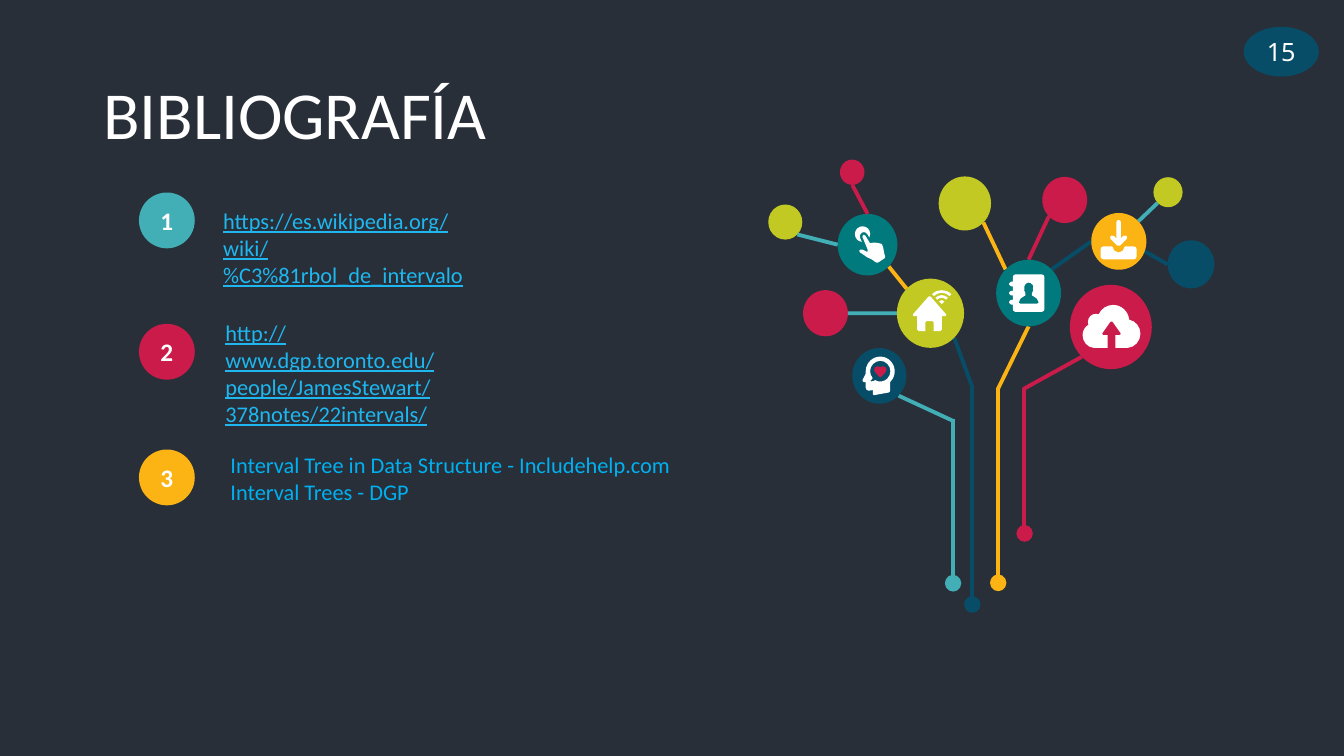
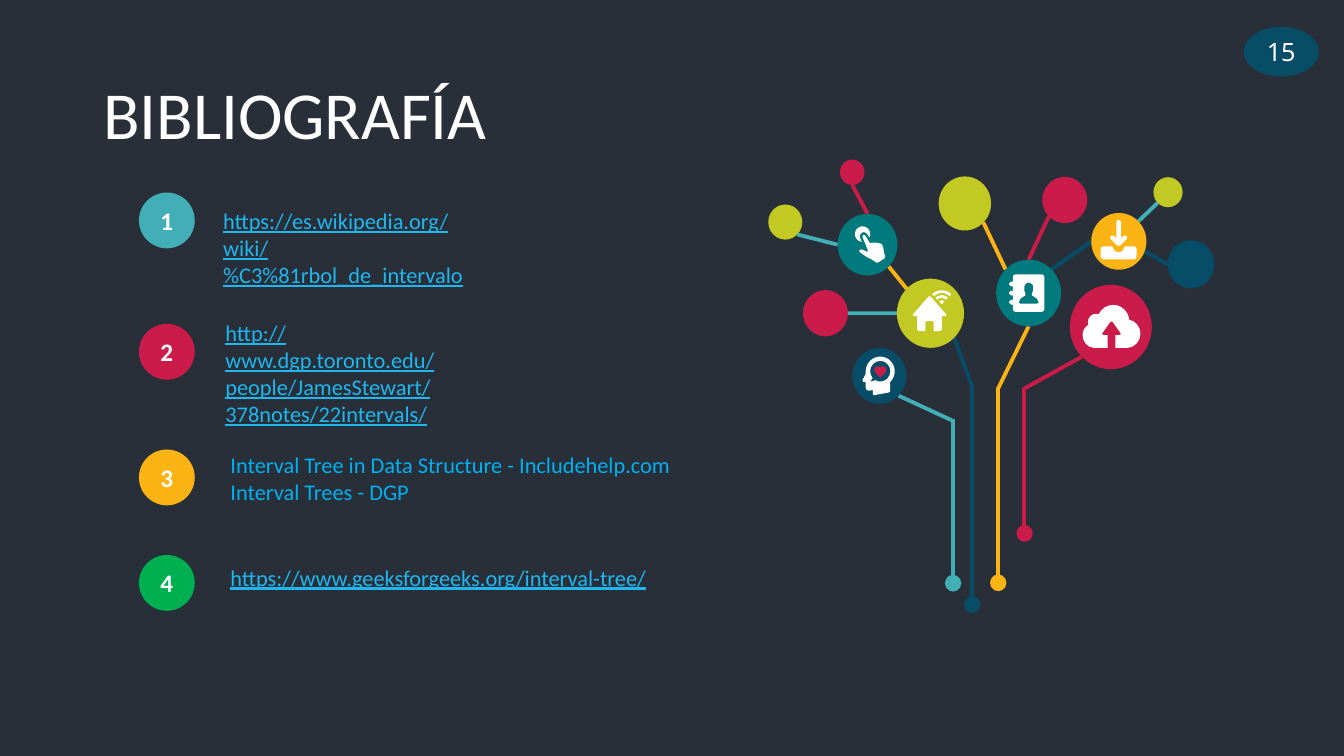
Before and after one commit to ElvisMinayaM/INTERVAL-TREE, a slide deck: slide 16 of INTERVAL TREE.pptx (slide 15 before the commit). Drawn at 1344x756 pixels with LibreOffice and Linux fonts; fonts in the diff are those of the drawing. Boxes give left, top, right and bottom in pixels: in the first picture for what was removed or moved away, otherwise in the second. Text is boxed around its words. In the diff, an @@ line names an element or a change of style, - is before the commit and + after.

Commit message:
INTERVAL TREE

```diff
--- a/INTERVAL TREE.pptx
+++ b/INTERVAL TREE.pptx
@@ ellipse added at (139, 556, 195, 611), fill #00B050, 18 pt, text #FFFFFF, bold @@
+4
@@ text added at (230, 570, 645, 590), 16 pt, text #1EB7EF, underline @@
+https://www.geeksforgeeks.org/interval-tree/
```
Also in this commit, not shown: 1 other slide changed, 5 slides added, 4 slides removed.
